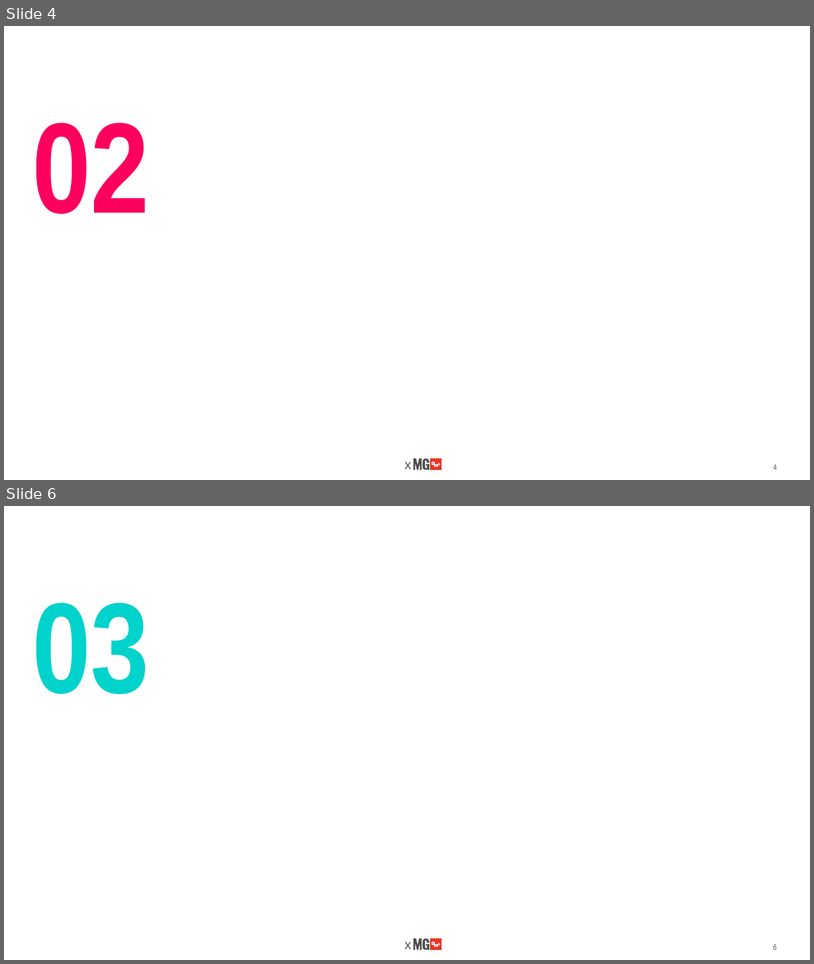
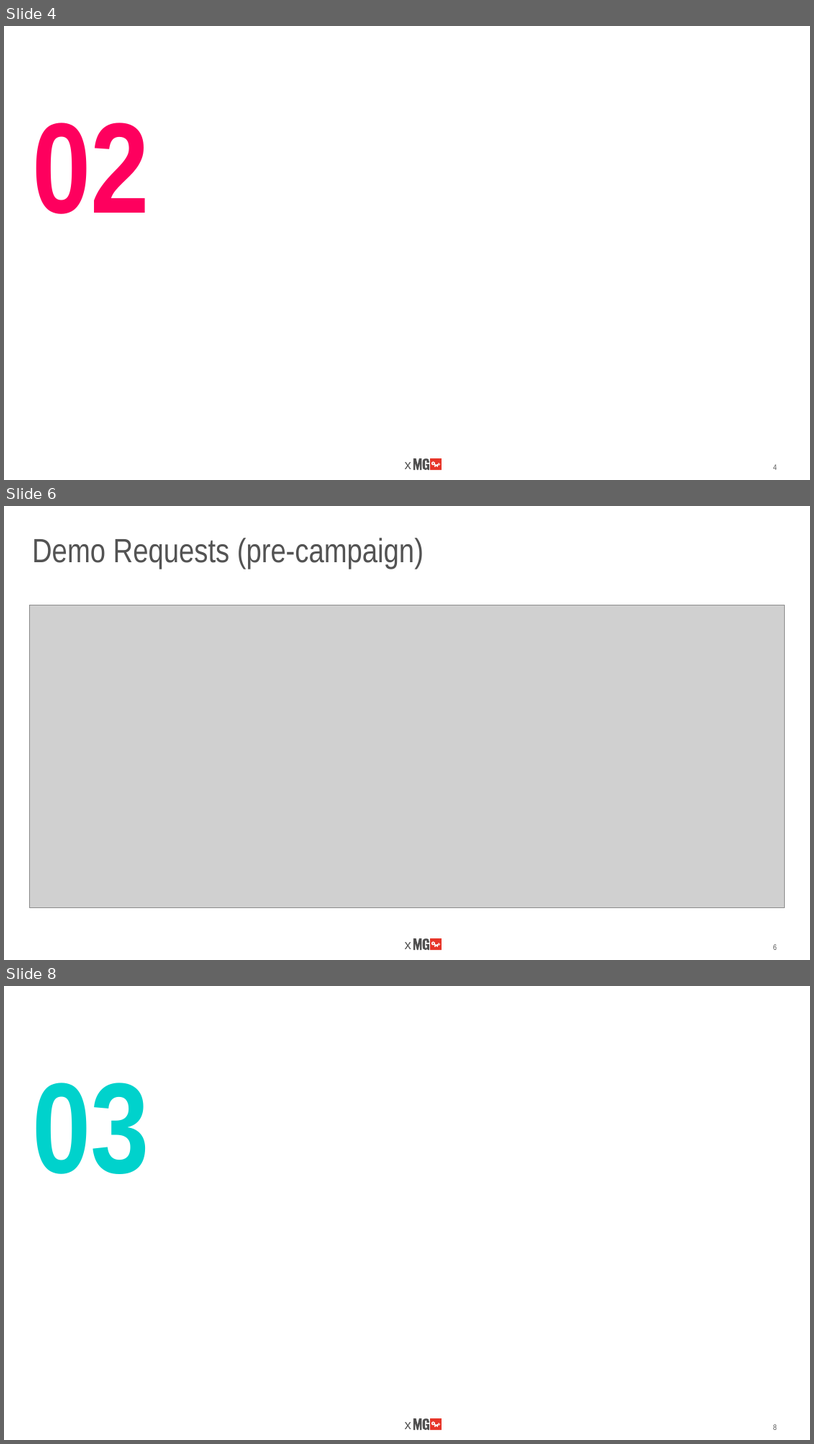
Before and after one commit to alphabetac/Causal-Impact-Analysis, a slide deck: 06.Results/Trustpilot Q4 2022 Campaign Causal Impact Analysis.pptx. Shown one above the other, each under a label of ours: slides 4 and 6 before the commit, slides 4, 6 and 8 after it; the slides between them are not shown. The pictures are 814x964 and 814x1444 pixels, drawn with LibreOffice and Linux fonts; fonts in the diff are those of the drawing; grey boxes stand for pictures; background and template pictures are left out. Boxes give left, top, right and bottom in pixels: in the first picture for what was removed or moved away, otherwise in the second. Text is boxed around its words. In the diff, an @@ line names an element or a change of style, - is before the commit and + after.

```diff
--- a/06.Results/Trustpilot Q4 2022 Campaign Causal Impact Analysis.pptx
+++ b/06.Results/Trustpilot Q4 2022 Campaign Causal Impact Analysis.pptx
@@ slide 6 added at (4,506,810,960), background #FFFFFF; not listed: 7 template elements that a slide beside it also shows @@
@@ title added at (32,538,424,569), 40 pt, text #535353 @@
+Demo Requests (pre-campaign)
@@ picture added at (29,605,786,908) @@
@@ page number added at (774,944,777,950), 9.3 pt, text #535353 @@
+6
@@ what was slide 6 is now slide 8 @@
```
Also in this commit, not shown: 3 slides changed, 1 other slide added.
